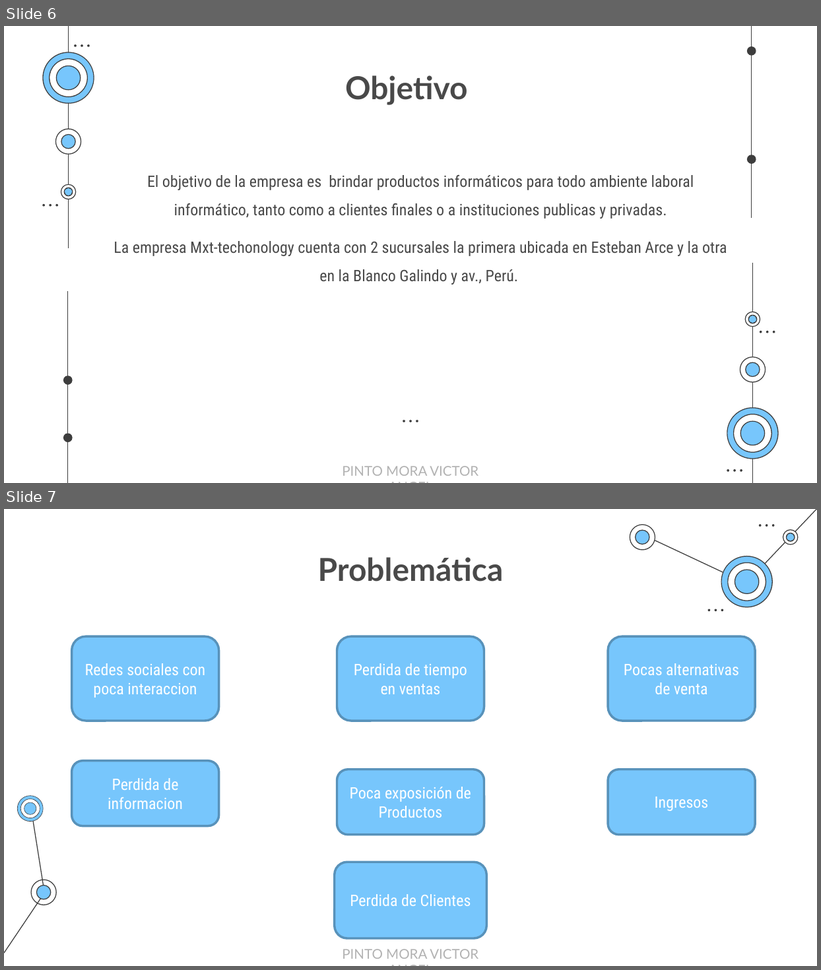
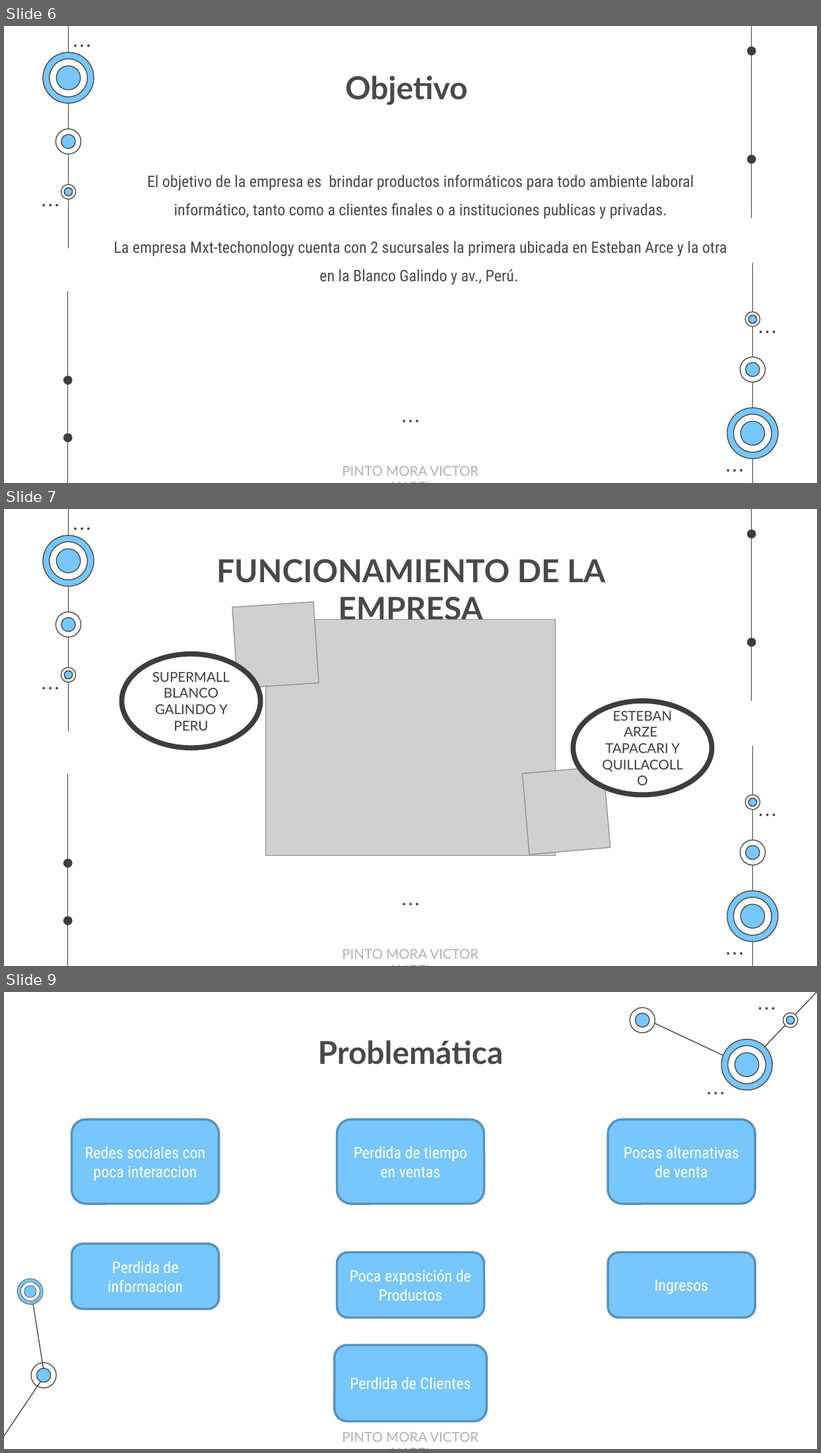
Before and after one commit to EgCooper/Mxt-Technology, a slide deck: Documentacion/Mxt-Technology Presentacion.pptx. Shown one above the other, each under a label of ours: slides 6 and 7 before the commit, slides 6, 7 and 9 after it; the slides between them are not shown. The pictures are 821x970 and 821x1453 pixels, drawn with LibreOffice and Linux fonts; fonts in the diff are those of the drawing; grey boxes stand for pictures. Boxes give left, top, right and bottom in pixels: in the first picture for what was removed or moved away, otherwise in the second. Text is boxed around its words. In the diff, an @@ line names an element or a change of style, - is before the commit and + after.

```diff
--- a/Documentacion/Mxt-Technology Presentacion.pptx
+++ b/Documentacion/Mxt-Technology Presentacion.pptx
@@ slide 7 added at <box>4,509,817,966</box>, background #FFFFFF; not listed: 51 template elements that a slide beside it also shows @@
@@ title added at <box>217,559,605,620</box>, 28 pt, text #494949, bold @@
+FUNCIONAMIENTO DE LA EMPRESA
@@ picture added at <box>232,601,319,688</box> @@
@@ picture added at <box>266,620,555,855</box> @@
@@ ellipse added at <box>122,654,261,748</box>, fill #FFFFFF, outline #3D3D3D 4.5 pt, 12 pt, text #3D3D3D @@
+SUPERMALL
+BLANCO GALINDO Y PERU
@@ ellipse added at <box>573,701,712,795</box>, fill #FFFFFF, outline #3D3D3D 4.5 pt, 12 pt, text #3D3D3D @@
+ESTEBAN ARZE
+TAPACARI Y QUILLACOLLO
@@ picture added at <box>523,766,611,855</box> @@
@@ text added at <box>342,949,479,959</box>, 12 pt, text #B2B2B2 @@
+PINTO MORA VICTOR ANGEL
@@ what was slide 7 is now slide 9 @@
```
Also in this commit, not shown: 2 slides changed, 1 other slide added.
